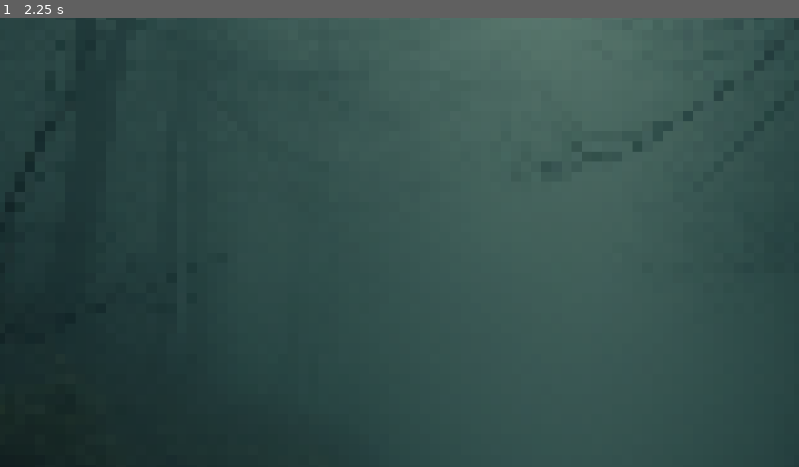
Above: before the commit, frame 1.
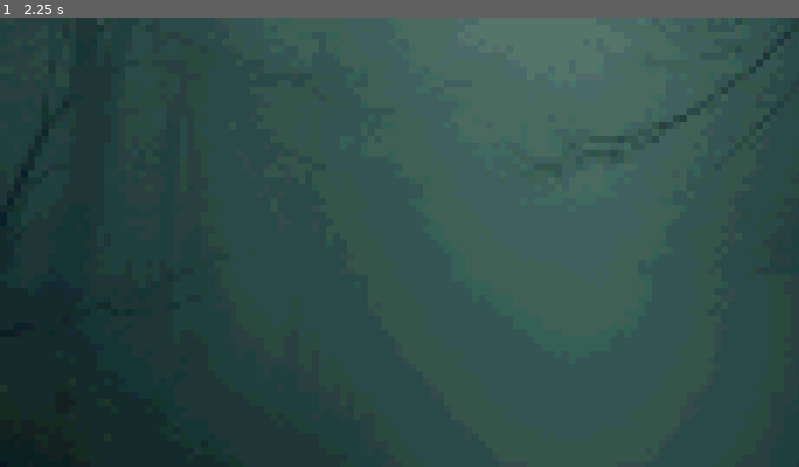
Above: after the commit, the same moment.

Repository: HewsonSchulz/throw-it-back
Game: Godot game, scene res://scenes/root.tscn
The game is run twice, just before and just after one commit, with the same random seed, the same clock (stepped at 60 frames per second) and the same inputs.
Inputs:
- Up to frame 1 (2.25 s): tap Enter at 0.5 s

The runs differ from the first frame. In frame 1, less than 0.1% of the frame differs, in the area x 2-98%, y 0-36%.

Commit message:
migrated pixel shader to full window

Diff:
--- a/project.godot
+++ b/project.godot
@@ -17,7 +17,9 @@
 
 [display]
 
-window/size/mode=3
+window/size/mode=4
+window/size/resizable=false
+window/size/borderless=true
 
 [input]
 
--- a/scenes/prologue.tscn
+++ b/scenes/prologue.tscn
@@ -1,15 +1,15 @@
-[gd_scene load_steps=11 format=3 uid="uid://ocimpspks2fu"]
+[gd_scene load_steps=10 format=3 uid="uid://ocimpspks2fu"]
 
 [ext_resource type="Shader" path="res://shaders/pixel_art.gdshader" id="1_7jfds"]
 [ext_resource type="Texture2D" uid="uid://vf3asswa033p" path="res://assets/sprites/BG1.png" id="1_rugtm"]
 [ext_resource type="Texture2D" uid="uid://cdoqnbmri6qtp" path="res://assets/sprites/BG2.png" id="2_g6r60"]
 [ext_resource type="Texture2D" uid="uid://btgrtrg8xvfid" path="res://assets/sprites/BG3.png" id="3_tmk5e"]
-[ext_resource type="Script" path="res://scripts/prologue_bg.gd" id="4_k5ug3"]
 
 [sub_resource type="ShaderMaterial" id="ShaderMaterial_hjefu"]
 shader = ExtResource("1_7jfds")
-shader_parameter/pixel_size = 4.0
+shader_parameter/pixel_size = 1.0
 shader_parameter/fade = 1.0
+shader_parameter/color_levels = 100
 
 [sub_resource type="AtlasTexture" id="AtlasTexture_tcid8"]
 atlas = ExtResource("1_rugtm")
@@ -49,4 +49,3 @@
 material = SubResource("ShaderMaterial_hjefu")
 sprite_frames = SubResource("SpriteFrames_ykar0")
 frame_progress = 0.496466
-script = ExtResource("4_k5ug3")
--- a/scenes/root.tscn
+++ b/scenes/root.tscn
@@ -1,9 +1,25 @@
-[gd_scene load_steps=3 format=3 uid="uid://b8u2oi6rvi5pm"]
+[gd_scene load_steps=6 format=3 uid="uid://b8u2oi6rvi5pm"]
 
 [ext_resource type="PackedScene" uid="uid://ocimpspks2fu" path="res://scenes/prologue.tscn" id="1_8fha3"]
 [ext_resource type="Script" path="res://scripts/root.gd" id="1_ewk7w"]
+[ext_resource type="Shader" path="res://shaders/pixel_art_WINDOW.gdshader" id="3_kbogb"]
+[ext_resource type="Script" path="res://scripts/window.gd" id="4_2ajn4"]
+
+[sub_resource type="ShaderMaterial" id="ShaderMaterial_c1bla"]
+shader = ExtResource("3_kbogb")
+shader_parameter/pixel_size = 10.0
+shader_parameter/fade = 1.0
+shader_parameter/color_levels = 16
 
 [node name="Root" type="Node"]
 script = ExtResource("1_ewk7w")
 
 [node name="Prologue" parent="." instance=ExtResource("1_8fha3")]
+
+[node name="Window" type="ColorRect" parent="."]
+material = SubResource("ShaderMaterial_c1bla")
+offset_left = -512.0
+offset_top = -288.0
+offset_right = 512.0
+offset_bottom = 288.0
+script = ExtResource("4_2ajn4")
--- a/scripts/prologue_bg.gd
+++ b/scripts/window.gd
@@ -1,10 +1,13 @@
-extends AnimatedSprite2D
+extends ColorRect
+
+@export var fade_delay : float = 1.0
+@export var fade_duration : float = 2.0
 
 func _ready():
 	# set initial fade to 0 (black)
 	set_fade(0.0)
 
-	fade(1, 2)
+	fade(fade_delay, fade_duration)
 
 func set_fade(value: float):
 	# modifies shader `fade` parameter
--- a/shaders/pixel_art.gdshader
+++ b/shaders/pixel_art.gdshader
@@ -1,12 +1,19 @@
 shader_type canvas_item;
 
-uniform float pixel_size : hint_range(1.0, 100.0, 1.0) = 4.0;
+uniform float pixel_size : hint_range(1.0, 100.0, 1.0) = 1;
 uniform float fade : hint_range(0.0, 1.0, 0.01) = 1.0;
+uniform int color_levels : hint_range(2, 256, 1) = 100;
+
+vec3 quantize_color(vec3 color) {
+    float levels = float(color_levels);
+    return floor(color * levels) / (levels - 1.0);
+}
 
 void fragment() {
     vec2 texture_size = 1.0 / TEXTURE_PIXEL_SIZE;
     vec2 uv = UV;
     vec2 pixelated_uv = floor(uv * texture_size / pixel_size) * pixel_size / texture_size;
     vec4 color = texture(TEXTURE, pixelated_uv);
-    COLOR = vec4(color.rgb * fade, color.a);
+    vec3 quantized_color = quantize_color(color.rgb);
+    COLOR = vec4(quantized_color * fade, color.a);
 }
--- /dev/null
+++ b/shaders/pixel_art_WINDOW.gdshader
@@ -0,0 +1,19 @@
+shader_type canvas_item;
+
+uniform sampler2D SCREEN_TEXTURE : hint_screen_texture, filter_linear_mipmap;
+uniform float pixel_size : hint_range(1.0, 100.0, 1.0) = 10;
+uniform float fade : hint_range(0.0, 1.0, 0.01) = 1.0;
+uniform int color_levels : hint_range(2, 256, 1) = 16;
+
+vec3 quantize_color(vec3 color) {
+    float levels = float(color_levels);
+    return floor(color * levels) / (levels - 1.0);
+}
+
+void fragment() {
+    vec2 uv = SCREEN_UV;
+    vec2 pixelated_uv = floor(uv * (1.0 / SCREEN_PIXEL_SIZE) / pixel_size) * pixel_size * SCREEN_PIXEL_SIZE;
+    vec3 color = textureLod(SCREEN_TEXTURE, pixelated_uv, 0.0).rgb;
+    vec3 quantized_color = quantize_color(color);
+    COLOR = vec4(quantized_color * fade, 1.0);
+}
